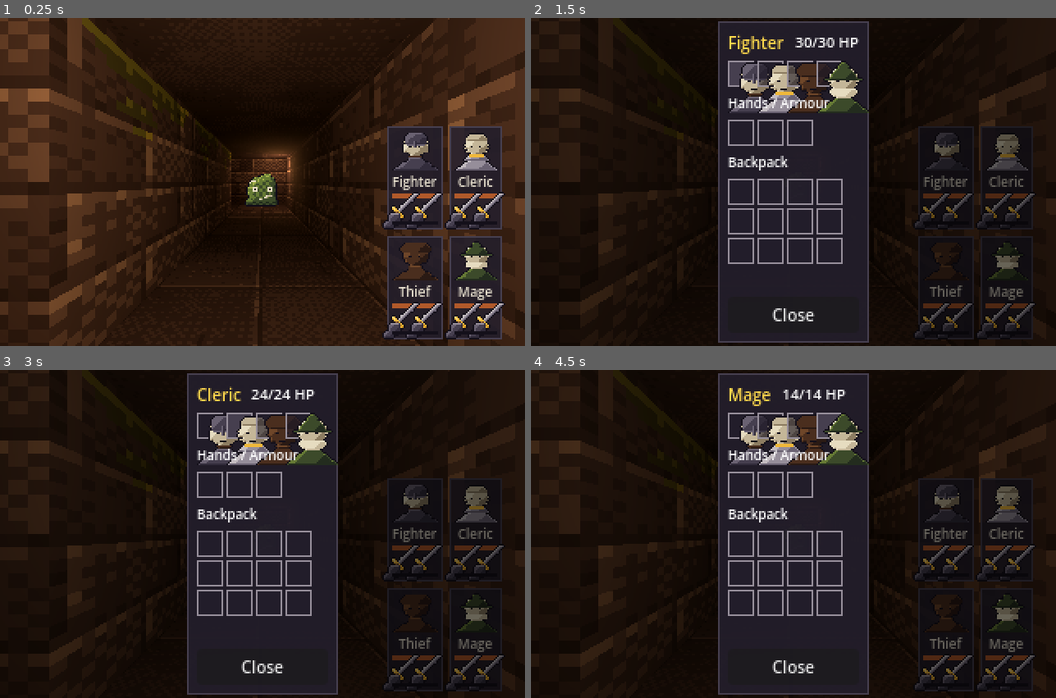
Above: before the commit, frames 1-4 (two rows, left to right).
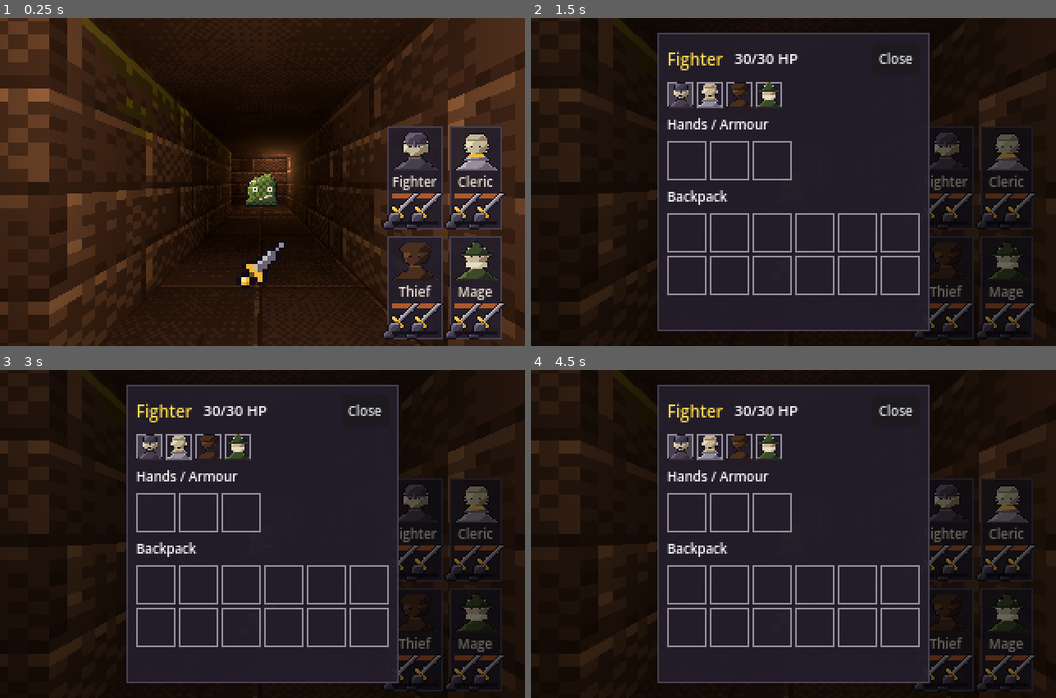
Above: after the commit, the same moments.

Repository: XrNrX/eye-of-bell
Game: Godot game, scene res://scenes/main.tscn
Same seed, same stepped clock (60 frames per second), same inputs: the game is played once before the commit and once after it.
Inputs (mouse positions are in pixels of both pictures, inside the frame that each line leads up to):
- Up to frame 1 (0.25 s): no input
- Up to frame 2 (1.5 s): click (945, 149) at 0.52 s; tap Enter at 1.25 s; drag from (793, 182) to (846, 109) at 1.27 s
- Up to frame 3 (3 s): tap Space at 2 s; drag from (210, 425) to (236, 599) at 2.02 s; tap Enter at 2.75 s; move the mouse to (241, 425) at 2.77 s; hold D from 2.78 s (still down); tap 1 at 2.85 s; click (241, 425) at 2.92 s
- Up to frame 4 (4.5 s): release D at 3.5 s; tap Space at 3.5 s; drag from (798, 425) to (636, 484) at 3.52 s; tap Enter at 4.25 s; drag from (830, 425) to (819, 534) at 4.27 s

The runs differ from the first frame. In frame 1, 0.3% of the frame differs, in the area x 45-55%, y 68-82%; in frame 2, 29%, in the area x 24-76%, y 1-99%; in frame 3, 29%; in frame 4, 29%.

Commit message:
Add weapons, potions, scrolls and item icons; keys work from backpacks
Art: tools/art/gen_items.py draws 24x24 icons (short sword, mace, leather
armour, healing potion, scroll) and 12x12 floor versions from analytic shapes
sampled at pixel centres, with top-left shading and an ink outline, palette
colours only. ItemDef gains floor_icon and spell_damage_min/max. Six items
are placed in the level.

Effects (all in Party): an equipped weapon (first WEAPON in a hand slot) adds
its attack bonus and replaces the holder's bare-handed damage via
effective_stats(), without touching the shared CharacterDef. Right-clicking a
consumable calls use_item(): a potion heals the holder up to max HP (refused
at full health or if dead); a scroll casts a never-missing Magic Missile at the
first monster in the straight line ahead (4 tiles, stopped by walls and closed
doors), is used up, and closes the inventory. Leather armour is still data only.

Inventory: item slots are 24x24 with icons drawn at native size. Fixes the
strip portraits, which drew 32x32 over their 16x16 slots (a TextureRect needs
EXPAND_IGNORE_SIZE to be smaller than its texture), and the window, which was
taller than the 200px viewport (Close button moved into the header, backpack
grid is now 6x2).

Fix: a locked door only looked for a key on the cursor, so a key stored in a
backpack could not open it. It now uses a cursor key first, otherwise one from
any party member's backpack (dead members' included, so a key can't be
stranded on a corpse).

Co-Authored-By: Claude Sonnet 5.5 <noreply@anthropic.com>

Diff:
--- /dev/null
+++ b/data/items/healing_potion.tres
@@ -0,0 +1,20 @@
+[gd_resource type="Resource" load_steps=4 format=3]
+
+[ext_resource type="Script" path="res://scripts/item_def.gd" id="1_def"]
+[ext_resource type="Texture2D" path="res://art/items/healing_potion.png" id="2_icon"]
+[ext_resource type="Texture2D" path="res://art/items/healing_potion_floor.png" id="3_floor"]
+
+[resource]
+script = ExtResource("1_def")
+display_name = "Healing Potion"
+type = 2
+icon = ExtResource("2_icon")
+floor_icon = ExtResource("3_floor")
+icon_pixel_size = 0.04
+attack_bonus = 0
+damage_min = 0
+damage_max = 0
+defence_bonus = 0
+heal_amount = 12
+spell_damage_min = 0
+spell_damage_max = 0
--- /dev/null
+++ b/data/items/leather_armour.tres
@@ -0,0 +1,20 @@
+[gd_resource type="Resource" load_steps=4 format=3]
+
+[ext_resource type="Script" path="res://scripts/item_def.gd" id="1_def"]
+[ext_resource type="Texture2D" path="res://art/items/leather_armour.png" id="2_icon"]
+[ext_resource type="Texture2D" path="res://art/items/leather_armour_floor.png" id="3_floor"]
+
+[resource]
+script = ExtResource("1_def")
+display_name = "Leather Armour"
+type = 1
+icon = ExtResource("2_icon")
+floor_icon = ExtResource("3_floor")
+icon_pixel_size = 0.04
+attack_bonus = 0
+damage_min = 0
+damage_max = 0
+defence_bonus = 2
+heal_amount = 0
+spell_damage_min = 0
+spell_damage_max = 0
--- /dev/null
+++ b/data/items/mace.tres
@@ -0,0 +1,20 @@
+[gd_resource type="Resource" load_steps=4 format=3]
+
+[ext_resource type="Script" path="res://scripts/item_def.gd" id="1_def"]
+[ext_resource type="Texture2D" path="res://art/items/mace.png" id="2_icon"]
+[ext_resource type="Texture2D" path="res://art/items/mace_floor.png" id="3_floor"]
+
+[resource]
+script = ExtResource("1_def")
+display_name = "Mace"
+type = 0
+icon = ExtResource("2_icon")
+floor_icon = ExtResource("3_floor")
+icon_pixel_size = 0.04
+attack_bonus = 0
+damage_min = 4
+damage_max = 10
+defence_bonus = 0
+heal_amount = 0
+spell_damage_min = 0
+spell_damage_max = 0
--- /dev/null
+++ b/data/items/scroll.tres
@@ -0,0 +1,20 @@
+[gd_resource type="Resource" load_steps=4 format=3]
+
+[ext_resource type="Script" path="res://scripts/item_def.gd" id="1_def"]
+[ext_resource type="Texture2D" path="res://art/items/scroll.png" id="2_icon"]
+[ext_resource type="Texture2D" path="res://art/items/scroll_floor.png" id="3_floor"]
+
+[resource]
+script = ExtResource("1_def")
+display_name = "Scroll of Magic Missile"
+type = 2
+icon = ExtResource("2_icon")
+floor_icon = ExtResource("3_floor")
+icon_pixel_size = 0.04
+attack_bonus = 0
+damage_min = 0
+damage_max = 0
+defence_bonus = 0
+heal_amount = 0
+spell_damage_min = 4
+spell_damage_max = 9
--- /dev/null
+++ b/data/items/short_sword.tres
@@ -0,0 +1,20 @@
+[gd_resource type="Resource" load_steps=4 format=3]
+
+[ext_resource type="Script" path="res://scripts/item_def.gd" id="1_def"]
+[ext_resource type="Texture2D" path="res://art/items/short_sword.png" id="2_icon"]
+[ext_resource type="Texture2D" path="res://art/items/short_sword_floor.png" id="3_floor"]
+
+[resource]
+script = ExtResource("1_def")
+display_name = "Short Sword"
+type = 0
+icon = ExtResource("2_icon")
+floor_icon = ExtResource("3_floor")
+icon_pixel_size = 0.04
+attack_bonus = 1
+damage_min = 3
+damage_max = 8
+defence_bonus = 0
+heal_amount = 0
+spell_damage_min = 0
+spell_damage_max = 0
--- a/scenes/inventory_screen.tscn
+++ b/scenes/inventory_screen.tscn
@@ -59,8 +59,15 @@
 [node name="HpLabel" type="Label" parent="Center/Window/Box/Header"]
 unique_name_in_owner = true
 layout_mode = 2
+size_flags_horizontal = 3
 theme_override_font_sizes/font_size = 9
 text = "30/30 HP"
+
+[node name="CloseButton" type="Button" parent="Center/Window/Box/Header"]
+unique_name_in_owner = true
+layout_mode = 2
+theme_override_font_sizes/font_size = 8
+text = "Close"
 
 [node name="Strip" type="HBoxContainer" parent="Center/Window/Box"]
 unique_name_in_owner = true
@@ -87,7 +94,7 @@
 layout_mode = 2
 theme_override_constants/h_separation = 2
 theme_override_constants/v_separation = 2
-columns = 4
+columns = 6
 
 [node name="StatusLabel" type="Label" parent="Center/Window/Box"]
 unique_name_in_owner = true
@@ -96,9 +103,3 @@
 theme_override_colors/font_color = Color(0.85, 0.51, 0.26, 1)
 theme_override_font_sizes/font_size = 8
 autowrap_mode = 3
-
-[node name="CloseButton" type="Button" parent="Center/Window/Box"]
-unique_name_in_owner = true
-layout_mode = 2
-theme_override_font_sizes/font_size = 10
-text = "Close"
--- a/scripts/dungeon_builder.gd
+++ b/scripts/dungeon_builder.gd
@@ -206,7 +206,7 @@
 ## Used both for the level's starting items and for one dropped back from the cursor.
 func place_item(cell: Vector2i, def: Resource) -> void:
 	var sprite := Sprite3D.new()
-	sprite.texture = def.icon
+	sprite.texture = def.floor_icon if def.floor_icon else def.icon  # The small floor version.
 	sprite.pixel_size = def.icon_pixel_size
 	sprite.texture_filter = BaseMaterial3D.TEXTURE_FILTER_NEAREST
 	sprite.billboard = BaseMaterial3D.BILLBOARD_ENABLED
--- a/scripts/dungeon_map.gd
+++ b/scripts/dungeon_map.gd
@@ -61,6 +61,12 @@
 # (picked up / dropped); this is just the starting layout.
 const ITEMS := [
 	{"cell": Vector2i(8, 1), "def": "res://data/items/key.tres"},
+	{"cell": Vector2i(1, 2), "def": "res://data/items/short_sword.tres"},    # In front of the start.
+	{"cell": Vector2i(3, 3), "def": "res://data/items/leather_armour.tres"},
+	{"cell": Vector2i(5, 2), "def": "res://data/items/healing_potion.tres"},
+	{"cell": Vector2i(6, 3), "def": "res://data/items/mace.tres"},
+	{"cell": Vector2i(7, 5), "def": "res://data/items/scroll.tres"},
+	{"cell": Vector2i(2, 9), "def": "res://data/items/healing_potion.tres"},  # In the locked room.
 ]
 
 # Monsters: the floor cell they start on and their definition resource (see
--- a/scripts/inventory_screen.gd
+++ b/scripts/inventory_screen.gd
@@ -90,27 +90,26 @@
 	refresh()
 
 
+## Create every slot once. Each is told what it is before it enters the tree, so it
+## starts at the right size; refresh() later re-points hands/armour/backpack at
+## whichever member is focused.
 func _build_slots() -> void:
+	var Kind = InventorySlotScript.Kind
 	for i in party.members.size():
-		var s: Panel = InventorySlotScript.new()
-		strip_box.add_child(s)
-		s.setup(self, i, InventorySlotScript.Kind.CHARACTER)
-		strip_slots.append(s)
+		strip_slots.append(_add_slot(strip_box, i, Kind.CHARACTER))
+	for i in PartyScript.HAND_SLOTS:
+		hand_slots.append(_add_slot(hands_box, focused_slot, Kind.HAND, i))
+	armour_slot = _add_slot(hands_box, focused_slot, Kind.ARMOUR)  # Beside the hands.
+	for i in PartyScript.BACKPACK_SIZE:
+		backpack_slots.append(_add_slot(backpack_grid, focused_slot, Kind.BACKPACK, i))
+	refresh()
 
-	for i in PartyScript.HAND_SLOTS:
-		var s: Panel = InventorySlotScript.new()
-		hands_box.add_child(s)
-		hand_slots.append(s)
 
-	armour_slot = InventorySlotScript.new()
-	hands_box.add_child(armour_slot)  # Shown alongside the hands, visually grouped.
-
-	for i in PartyScript.BACKPACK_SIZE:
-		var s: Panel = InventorySlotScript.new()
-		backpack_grid.add_child(s)
-		backpack_slots.append(s)
-
-	refresh()
+func _add_slot(parent: Container, member_slot: int, slot_kind: int, slot_index: int = 0) -> Panel:
+	var s: Panel = InventorySlotScript.new()
+	s.setup(self, member_slot, slot_kind, slot_index)
+	parent.add_child(s)
+	return s
 
 
 ## Redraw everything for whichever member is focused. Called after any move (by the
--- a/scripts/inventory_slot.gd
+++ b/scripts/inventory_slot.gd
@@ -6,7 +6,8 @@
 ## Eye-of-the-Beholder style, one system only: the cursor (cursor_item.gd) is the
 ## "hand". Click a slot to pick its item up onto the cursor; click a slot while
 ## holding something to put it there (swapping with whatever was there). There is
-## no drag and drop.
+## no drag and drop. Right-click uses a consumable in the slot: a potion heals this
+## member, a scroll casts at the monster ahead (see Party.use_item).
 ##
 ## Acts on the mouse PRESS. Godot routes the release to whichever control got the
 ## press, wherever the pointer has moved since, so the press is the only event that
@@ -16,7 +17,8 @@
 
 enum Kind { HAND, ARMOUR, BACKPACK, CHARACTER }
 
-const SLOT_SIZE := Vector2(16, 16)
+const ITEM_SLOT := Vector2(24, 24)      # Holds a 24x24 item icon at its native size.
+const PORTRAIT_SLOT := Vector2(16, 16)  # A 32x32 portrait scaled to exactly half.
 const EMPTY_BG := Color(0.137, 0.118, 0.169, 0.6)  # Palette stone_900, translucent.
 const FILLED_BG := Color(0.275, 0.247, 0.31)        # Palette stone_700.
 const EDGE := Color(0.588, 0.557, 0.604)            # Palette stone_300.
@@ -30,14 +32,17 @@
 
 
 func _ready() -> void:
-	custom_minimum_size = SLOT_SIZE
 	mouse_filter = Control.MOUSE_FILTER_STOP
+	clip_contents = true
 	icon = TextureRect.new()
 	icon.set_anchors_preset(Control.PRESET_FULL_RECT)
 	icon.texture_filter = CanvasItem.TEXTURE_FILTER_NEAREST
 	icon.mouse_filter = Control.MOUSE_FILTER_IGNORE
-	icon.stretch_mode = TextureRect.STRETCH_SCALE
+	# Without this a TextureRect is never smaller than its texture, so a 32x32
+	# portrait overflowed its 16x16 slot and overlapped its neighbours.
+	icon.expand_mode = TextureRect.EXPAND_IGNORE_SIZE
 	add_child(icon)
+	_apply_kind()
 
 
 func setup(a_screen: Node, a_member_slot: int, a_kind: Kind, a_index: int = 0) -> void:
@@ -45,6 +50,15 @@
 	member_slot = a_member_slot
 	kind = a_kind
 	index = a_index
+	_apply_kind()
+
+
+## Item slots show their icon at native size, centred; a portrait slot scales it.
+func _apply_kind() -> void:
+	custom_minimum_size = PORTRAIT_SLOT if kind == Kind.CHARACTER else ITEM_SLOT
+	if icon:
+		icon.stretch_mode = TextureRect.STRETCH_SCALE if kind == Kind.CHARACTER \
+				else TextureRect.STRETCH_KEEP_CENTERED
 
 
 ## The ItemDef in this slot, or null. CHARACTER slots never hold anything directly.
@@ -79,10 +93,13 @@
 		var m = screen.party.member(member_slot)
 		icon.texture = m.def.portrait if m.is_alive() else m.def.portrait_dead
 		filled = member_slot == screen.focused_slot  # Highlight whichever member is shown.
+		tooltip_text = m.def.display_name
 	else:
 		var def := get_item()
 		icon.texture = def.icon if def else null
 		filled = def != null
+		tooltip_text = "" if def == null else def.display_name + \
+				("\nRight-click to use" if def.type == ItemDef.Type.CONSUMABLE else "")
 	var box := StyleBoxFlat.new()
 	box.bg_color = FILLED_BG if filled else EMPTY_BG
 	box.border_color = EDGE
@@ -91,12 +108,35 @@
 
 
 func _gui_input(event: InputEvent) -> void:
-	if event is InputEventMouseButton and event.pressed and event.button_index == MOUSE_BUTTON_LEFT:
+	if not (event is InputEventMouseButton and event.pressed):
+		return
+	if event.button_index == MOUSE_BUTTON_LEFT:
 		accept_event()
 		if kind == Kind.CHARACTER:
 			_click_portrait()
 		else:
 			_click_slot()
+	elif event.button_index == MOUSE_BUTTON_RIGHT:
+		accept_event()
+		if kind != Kind.CHARACTER:
+			_use_item()
+
+
+## Right-click: use the consumable in this slot. A potion heals whoever's inventory
+## this is; a scroll casts at the monster ahead and closes the screen so you can see it.
+func _use_item() -> void:
+	var def := get_item()
+	if def == null or def.type != ItemDef.Type.CONSUMABLE:
+		return
+	var result: Dictionary = screen.party.use_item(member_slot, def)
+	screen.say(result.message)
+	if not result.used:
+		return
+	set_item(null)  # Spent.
+	screen.refresh()
+	if result.close:
+		get_tree().call_group("hud", "show_message", result.message)
+		screen.hide_screen()
 
 
 ## Pick up, put down, or swap with the cursor.
--- a/scripts/item_def.gd
+++ b/scripts/item_def.gd
@@ -1,23 +1,29 @@
 extends Resource
 ## An item described as data (see data/items/*.tres). It can lie on a floor tile
 ## (dungeon_builder.gd owns the sprite there) and be picked up onto the cursor
-## (see cursor_item.gd). New items are just new .tres files; nothing here reads
-## the stats below yet -- they're here for when weapons/armour/potions are wired
-## into combat, the same way MonsterDef's fields existed before combat did.
+## (see cursor_item.gd). New items are just new .tres files.
+##
+## What reads the stats below (see party.gd): an equipped weapon changes its holder's
+## attack and damage (effective_stats); a consumable with heal_amount heals, and one
+## with spell_damage_max casts at the monster ahead (use_item). defence_bonus is
+## still data only -- nothing reads it yet.
 
 enum Type { WEAPON, ARMOUR, CONSUMABLE, KEY }
 
 @export var display_name := "Item"
 @export var type: Type = Type.KEY
-@export var icon: Texture2D          # Used both on the floor and on the cursor.
-@export var icon_pixel_size := 0.03  # World units per icon pixel, for the floor sprite.
+@export var icon: Texture2D          # Inventory slots and the cursor.
+@export var floor_icon: Texture2D    # Smaller version drawn on the floor; falls back to icon.
+@export var icon_pixel_size := 0.03  # World units per pixel of the floor sprite.
 
 @export_group("Stats")
 @export var attack_bonus := 0        # Weapon: added to the wielder's attack.
 @export var damage_min := 0          # Weapon: replaces the wielder's bare-handed damage.
 @export var damage_max := 0
-@export var defence_bonus := 0       # Armour: added to the wearer's defence.
-@export var heal_amount := 0         # Consumable: HP restored when used.
+@export var defence_bonus := 0       # Armour: added to the wearer's defence (not wired yet).
+@export var heal_amount := 0         # Consumable: HP restored when used (right-click).
+@export var spell_damage_min := 0    # Consumable: a scroll. Used once, it hits the monster
+@export var spell_damage_max := 0    # ahead for this much, never missing (right-click).
 
 
 ## Which item types a hand slot / the armour slot will accept (see inventory_slot.gd).
--- a/scripts/party.gd
+++ b/scripts/party.gd
@@ -4,10 +4,14 @@
 ## Other scripts talk to it through the "party" group:
 ##   attack(slot)            a hero swings at the tile in front of the player
 ##   take_hit_from(monster)  a monster next to the party attacks it
-## The party HUD listens to its signals.
+## The party HUD listens to its signals. The inventory screen calls use_item() when a
+## consumable is right-clicked.
 
 const DungeonMap := preload("res://scripts/dungeon_map.gd")
 const CombatRules := preload("res://scripts/combat_rules.gd")
+const ItemDef := preload("res://scripts/item_def.gd")
+
+const MISSILE_RANGE := 4  # How many tiles down the corridor ahead a scroll's missile reaches.
 
 signal hp_changed(slot: int)
 signal cooldown_started(slot: int, duration: float)
@@ -30,14 +34,23 @@
 	var hp: int
 	var cooldown_left := 0.0
 
-	# Inventory: ItemDef or null per slot. Pure data for now -- nothing in combat
-	# reads hands/armour yet, same as ItemDef's own stat fields (see item_def.gd).
+	# Inventory: ItemDef or null per slot. A weapon in a hand changes the member's
+	# attack and damage (see Party.effective_stats); armour is still data only.
 	var hands: Array = [null, null]
 	var armour: Resource = null
 	var backpack: Array = []
 
 	func is_alive() -> bool:
 		return hp > 0
+
+
+## A member's attack numbers after their equipment is applied, in the same shape
+## CombatRules.resolve_attack reads from a CharacterDef or MonsterDef.
+class Stats:
+	var attack: int
+	var defence: int
+	var damage_min: int
+	var damage_max: int
 
 
 var members: Array = []  # Member per slot.
@@ -77,6 +90,98 @@
 
 func is_wiped() -> bool:
 	return members.all(func(m): return not m.is_alive())
+
+
+## The weapon this member fights with: the first weapon in a hand slot (left hand
+## first), or null for bare hands. A weapon in the backpack doesn't count.
+func equipped_weapon(m: Member) -> Resource:
+	for item in m.hands:
+		if item != null and item.type == ItemDef.Type.WEAPON and item.damage_max > 0:
+			return item
+	return null
+
+
+## The member's stats with their weapon applied: it adds its attack bonus and
+## replaces their bare-handed damage range.
+func effective_stats(m: Member) -> Stats:
+	var s := Stats.new()
+	s.attack = m.def.attack
+	s.defence = m.def.defence
+	s.damage_min = m.def.damage_min
+	s.damage_max = m.def.damage_max
+	var weapon := equipped_weapon(m)
+	if weapon:
+		s.attack += weapon.attack_bonus
+		s.damage_min = weapon.damage_min
+		s.damage_max = weapon.damage_max
+	return s
+
+
+## Remove and return a key from the first member whose backpack holds one, or null
+## if the party has none. Dead members' packs count too, so a key can't end up
+## stranded on a corpse with the door still locked. (Keys can only live in a
+## backpack: hand and armour slots refuse them.)
+func take_key() -> Resource:
+	for m in members:
+		for i in m.backpack.size():
+			var item = m.backpack[i]
+			if item != null and item.type == ItemDef.Type.KEY:
+				m.backpack[i] = null
+				return item
+	return null
+
+
+## Use a consumable on behalf of a member. Returns {used: bool, message: String,
+## close: bool}: `used` means it was spent (the caller removes it from the slot),
+## `close` means the inventory screen should close so the result can be seen.
+## A potion heals the member holding it; a scroll casts at the monster ahead.
+func use_item(slot: int, def: Resource) -> Dictionary:
+	var m := member(slot)
+	if m == null or def == null or def.type != ItemDef.Type.CONSUMABLE:
+		return {"used": false, "message": "", "close": false}
+	if not m.is_alive():
+		return {"used": false, "message": "%s is dead." % m.def.display_name, "close": false}
+	if def.heal_amount > 0:
+		return _drink(m, def)
+	if def.spell_damage_max > 0:
+		return _read_scroll(m, def)
+	return {"used": false, "message": "Nothing happens.", "close": false}
+
+
+func _drink(m: Member, def: Resource) -> Dictionary:
+	if m.hp >= m.def.max_hp:
+		return {"used": false, "message": "%s is already healthy." % m.def.display_name, "close": false}
+	var healed := mini(def.heal_amount, m.def.max_hp - m.hp)
+	m.hp += healed
+	hp_changed.emit(m.slot)
+	return {"used": true, "close": false,
+		"message": "%s drinks the %s (+%d HP)." % [m.def.display_name, def.display_name, healed]}
+
+
+## A scroll's missile: it flies straight ahead, stopping at walls and closed doors,
+## and hits the first monster in range. It never misses.
+func _read_scroll(m: Member, def: Resource) -> Dictionary:
+	var target = _first_monster_ahead()
+	if target == null:
+		return {"used": false, "message": "There is nothing to target.", "close": false}
+	var damage := CombatRules.roll_damage(def.spell_damage_min, def.spell_damage_max)
+	target.take_hit({"hit": true, "damage": damage, "chance": 100})
+	var text := "%s reads the scroll: it hits the %s for %d!" % [m.def.display_name, target.def.display_name, damage]
+	if target.hp <= 0:
+		text += " It dies!"
+	return {"used": true, "message": text, "close": true}
+
+
+func _first_monster_ahead() -> Node:
+	var dir: Vector2i = player.DIRS[player.facing]
+	for i in range(1, MISSILE_RANGE + 1):
+		var cell: Vector2i = player.cell + dir * i
+		if DungeonMap.is_blocked(cell):
+			return null
+		var monster = DungeonMap.occupied.get(cell)
+		if monster != null and is_instance_valid(monster) and not monster.dying:
+			return monster
+	return null
 
 
 ## A hero attacks the tile in front of the player. Swinging at an empty tile still
@@ -93,7 +198,7 @@
 	var target = DungeonMap.occupied.get(front)
 	if target == null or not is_instance_valid(target) or target.dying:
 		return
-	var result := CombatRules.resolve_attack(m.def, target.def)
+	var result := CombatRules.resolve_attack(effective_stats(m), target.def)
 	target.take_hit(result)
 	if not result.hit:
 		_say("%s misses." % m.def.display_name)
--- a/scripts/player.gd
+++ b/scripts/player.gd
@@ -31,6 +31,7 @@
 # optional: if either scene is removed, items just stop being interactive.
 var dungeon: Node
 var cursor: Node
+var party: Node  # Where keys in backpacks are looked for (see _take_key).
 
 
 func _ready() -> void:
@@ -48,6 +49,7 @@
 func _find_singletons() -> void:
 	dungeon = get_tree().get_first_node_in_group("dungeon")
 	cursor = get_tree().get_first_node_in_group("cursor")
+	party = get_tree().get_first_node_in_group("party")
 
 
 ## Left click: pick up the item on the tile in front of us onto the cursor, or (if
@@ -157,13 +159,22 @@
 		_say("It won't budge.")  # Only its switches can open it.
 		return
 	if DungeonMap.is_locked(front):
-		if not cursor or not cursor.holding_type(ItemDef.Type.KEY):
+		if _take_key() == null:
 			_say("The door is locked.")
 			return
-		cursor.release()
 		DungeonMap.unlocked_doors[front] = true
 		_say("You unlock the door.")
 	get_tree().call_group("dungeon", "open_door", front)
+
+
+## Use up a key to unlock a door: the one on the cursor if there is one, otherwise
+## one from any party member's backpack. Returns it, or null if there is no key.
+func _take_key() -> Resource:
+	if cursor and cursor.holding_type(ItemDef.Type.KEY):
+		return cursor.release()
+	if party:
+		return party.take_key()
+	return null
 
 
 ## Show a message on the HUD (group "hud"), if there is one.
Binary file added: art/items/healing_potion.png
Not shown, added: art/items/healing_potion.png.import
Binary file added: art/items/healing_potion_floor.png
Not shown, added: art/items/healing_potion_floor.png.import
Binary file added: art/items/leather_armour.png
Not shown, added: art/items/leather_armour.png.import
Binary file added: art/items/leather_armour_floor.png
Not shown, added: art/items/leather_armour_floor.png.import
Binary file added: art/items/mace.png
Not shown, added: art/items/mace.png.import
Binary file added: art/items/mace_floor.png
Not shown, added: art/items/mace_floor.png.import
(and 9 more such lines)
